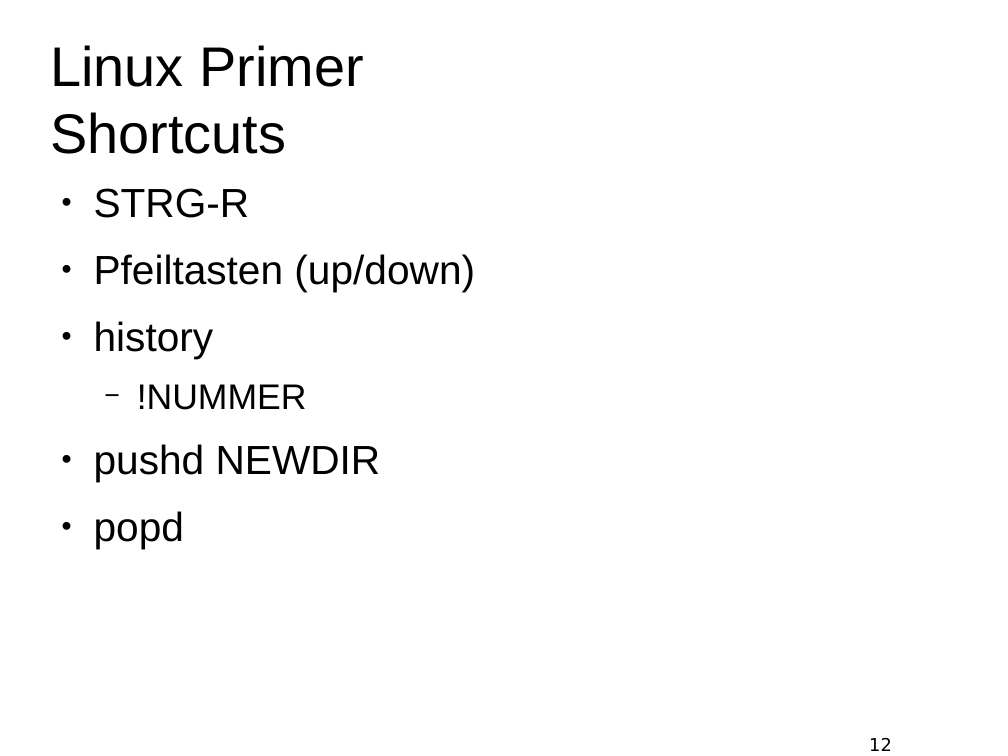
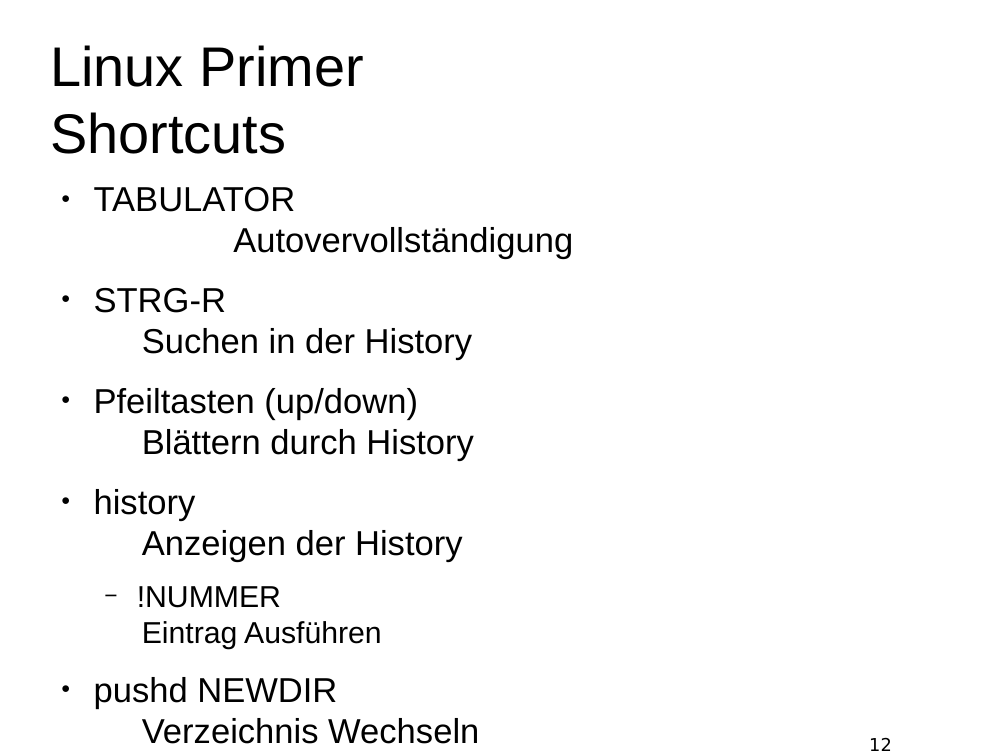
Before and after one commit to t-hofmann/digitale-medien-ws2018, a slide deck: slide 12 of Webtechnologien.odp. Drawn at 1008x756 pixels with LibreOffice and Linux fonts; fonts in the diff are those of the drawing; background and template pictures are left out. Boxes give left, top, right and bottom in pixels: in the first picture for what was removed or moved away, otherwise in the second. Text is boxed around its words. In the diff, an @@ line names an element or a change of style, - is before the commit and + after.

Commit message:
updated slides

```diff
--- a/Webtechnologien.odp
+++ b/Webtechnologien.odp
@@ text at [94, 187, 573, 744]: text changed; size 32 to 27.2 pt @@
-● STRG-R
-● Pfeiltasten (up/down)
-● history
-  − !NUMMER
-● pushd NEWDIR
-● popd
+● TABULATOR
+  Autovervollständigung
+● STRG-R
+  Suchen in der History
+● Pfeiltasten (up/down)
+  Blättern durch History
+● history
+  Anzeigen der History
+  − !NUMMER
+    Eintrag Ausführen
+● pushd NEWDIR
+  Verzeichnis Wechseln
+● popd
+  Ursprungsverzeichnis Zurückkehren
```
Also in this commit, not shown: 3 other slides changed, 1 other file.
